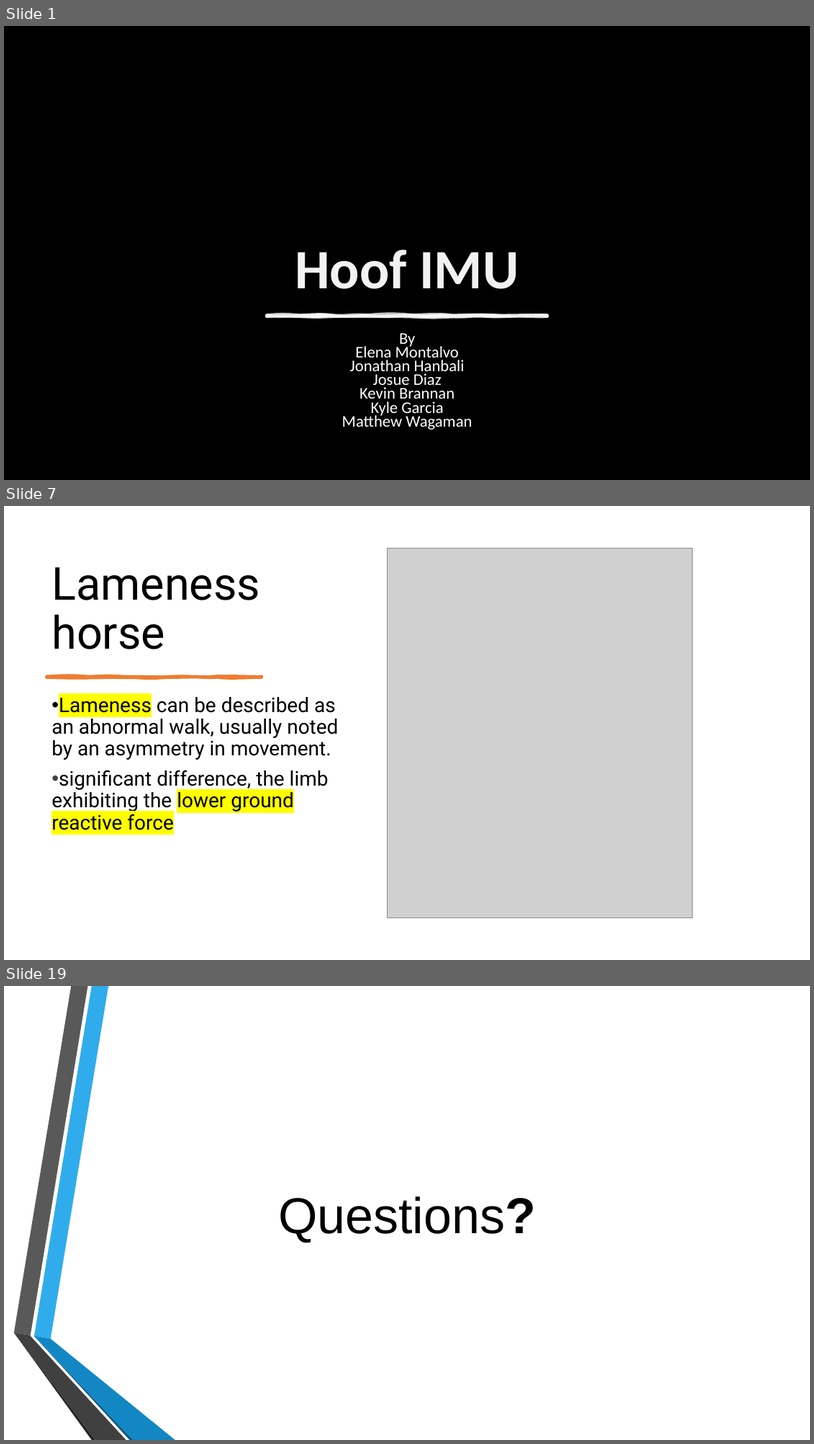
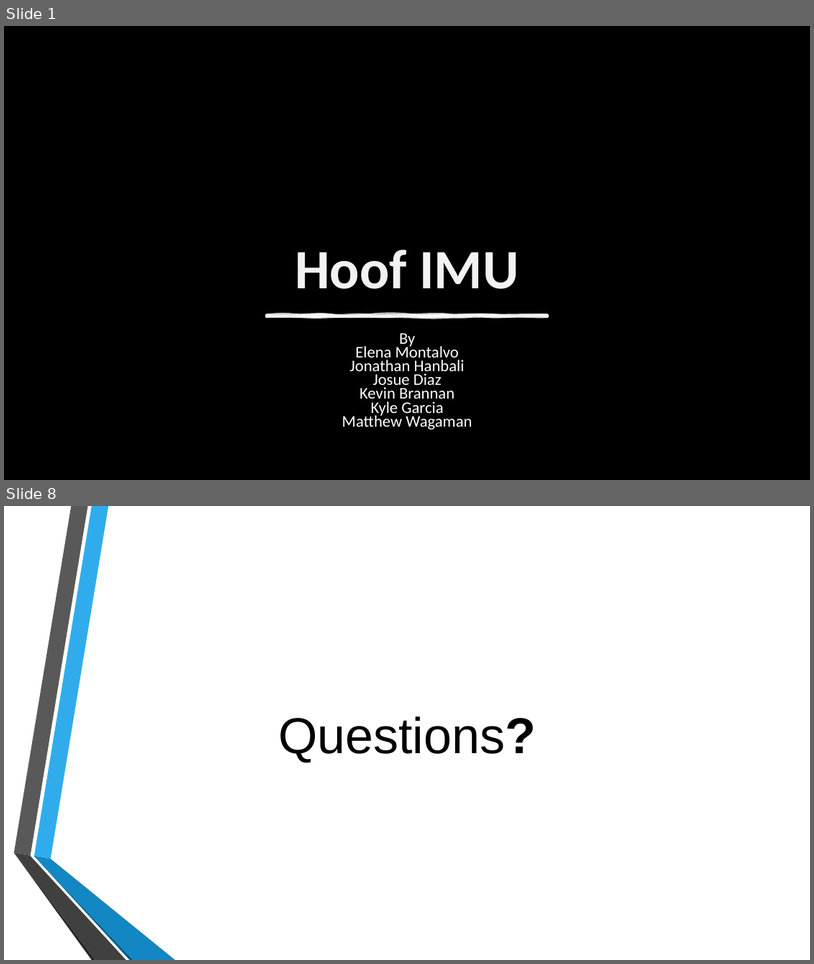
Before and after one commit to kyobg/HOOF-IMU, a slide deck: SDP_Summer_Progress.pptx. Shown one above the other, each under a label of ours: slides 1, 7 and 19 before the commit, slides 1 and 8 after it; the slides between them are not shown. The pictures are 814x1444 and 814x964 pixels, drawn with LibreOffice and Linux fonts; fonts in the diff are those of the drawing; grey boxes stand for pictures; background and template pictures are left out. Boxes give left, top, right and bottom in pixels: in the first picture for what was removed or moved away, otherwise in the second. Text is boxed around its words. In the diff, an @@ line names an element or a change of style, - is before the commit and + after.

```diff
--- a/SDP_Summer_Progress.pptx
+++ b/SDP_Summer_Progress.pptx
@@ slide 7 removed at <box>4,506,810,960</box>, background #FFFFFF @@
@@ picture removed at <box>388,548,693,917</box> @@
@@ title removed at <box>52,567,260,649</box> @@
-Lameness horse
@@ freeform shape removed at <box>46,676,262,677</box> @@
@@ text removed at <box>52,697,338,830</box> @@
-• Lameness can be described as an abnormal walk, usually noted by an asymmetry in movement.
-• significant difference, the limb exhibiting the lower ground reactive force
@@ what was slide 19 is now slide 8 @@
```
Also in this commit, not shown: 1 slide changed, 5 slides added, 15 other slides removed, 5 other files.
